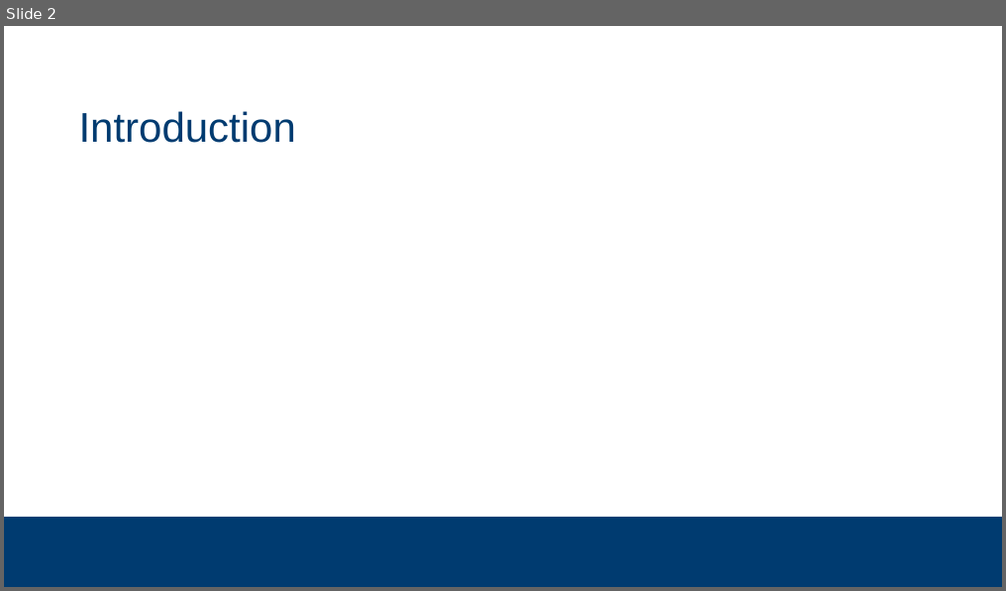
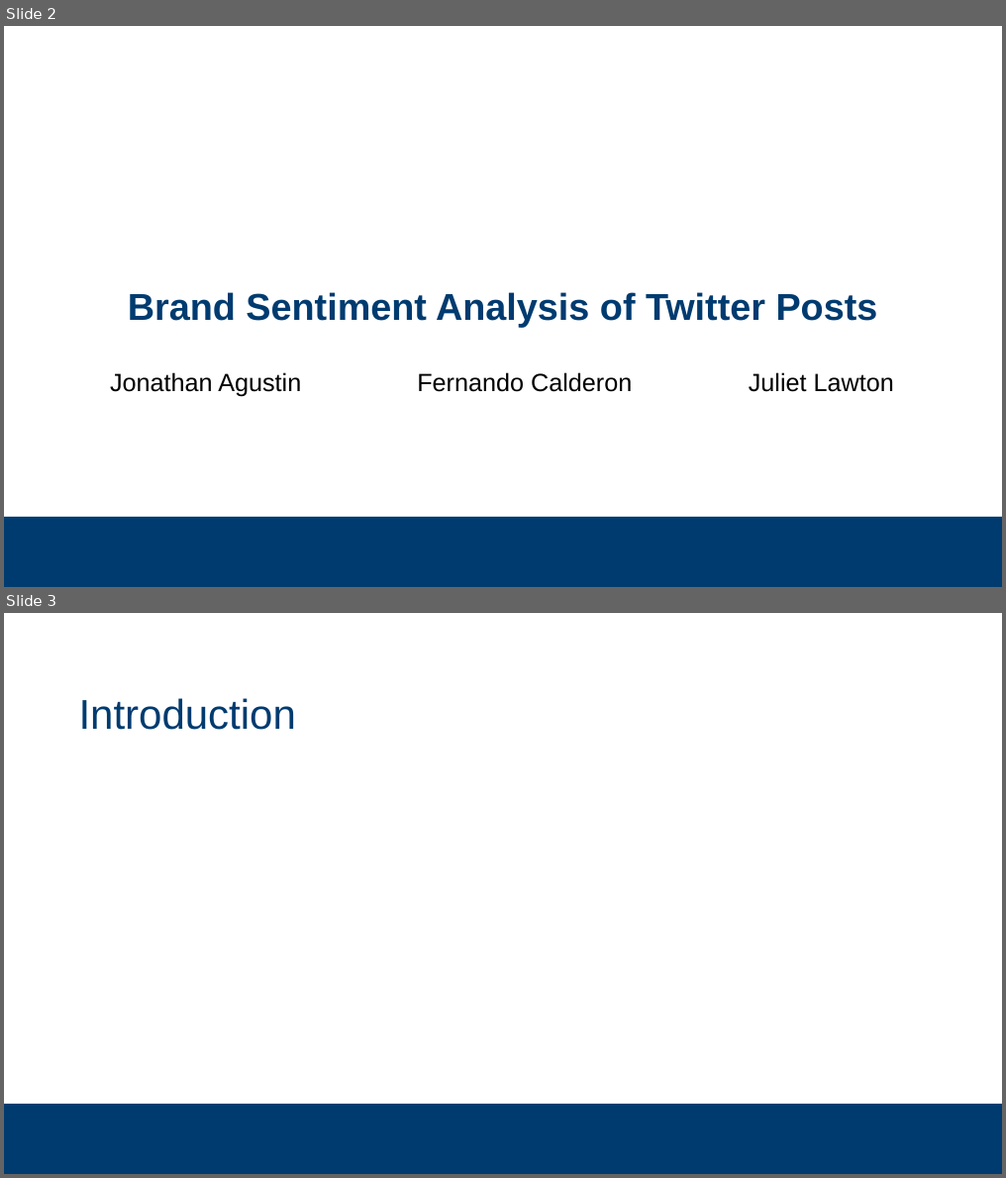
Before and after one commit to subsystem3/project, a slide deck: Final-Project-Team-2.pptx. Shown one above the other, each under a label of ours: slide 2 before the commit, slides 2 and 3 after it. The pictures are 1006x591 and 1006x1178 pixels, drawn with LibreOffice and Linux fonts; fonts in the diff are those of the drawing; background and template pictures are left out. Boxes give left, top, right and bottom in pixels: in the first picture for what was removed or moved away, otherwise in the second. Text is boxed around its words. In the diff, an @@ line names an element or a change of style, - is before the commit and + after.

```diff
--- a/Final-Project-Team-2.pptx
+++ b/Final-Project-Team-2.pptx
@@ slide 2 added at (4, 26, 1002, 587), background #FFFFFF; not listed: 1 template element that a slide beside it also shows @@
@@ title added at (128, 292, 878, 328), 36 pt, text #003B70, bold @@
+Brand Sentiment Analysis of Twitter Posts
@@ text added at (110, 372, 301, 397), 24 pt, text #000000 @@
+Jonathan Agustin
@@ text added at (417, 372, 632, 392), 24 pt, text #000000 @@
+Fernando Calderon
@@ text added at (748, 372, 894, 392), 24 pt, text #000000 @@
+Juliet Lawton
@@ what was slide 2 is now slide 3 @@
```
Also in this commit, not shown: 2 slides changed, 9 other slides added, 3 slides removed.
